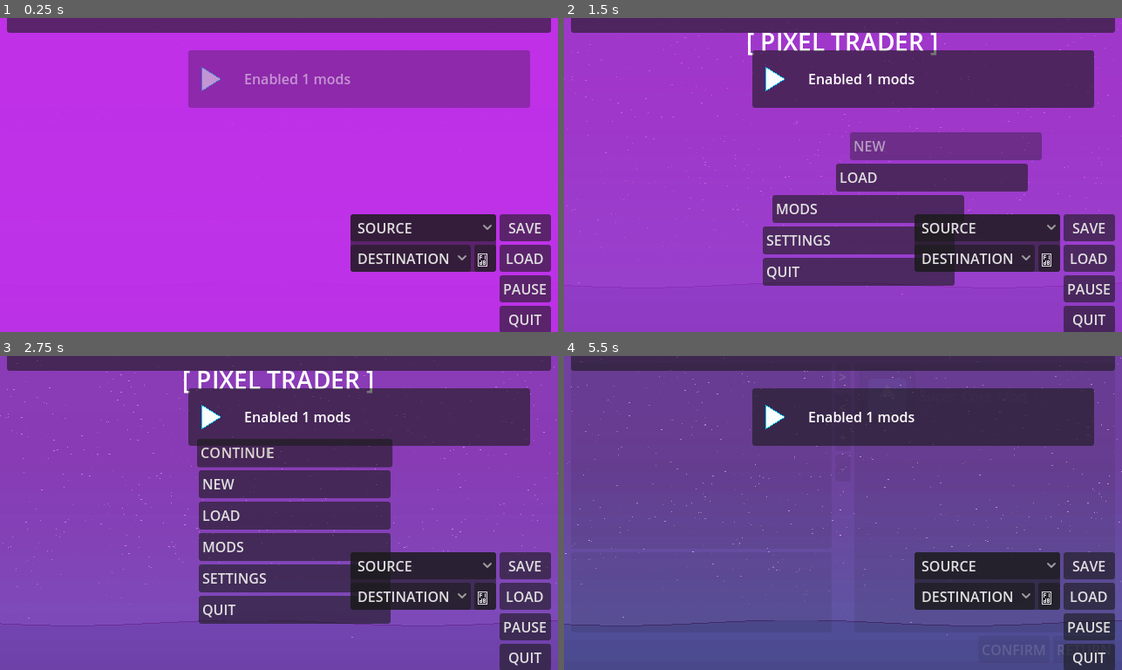
Above: before the commit, frames 1-4 (two rows, left to right).
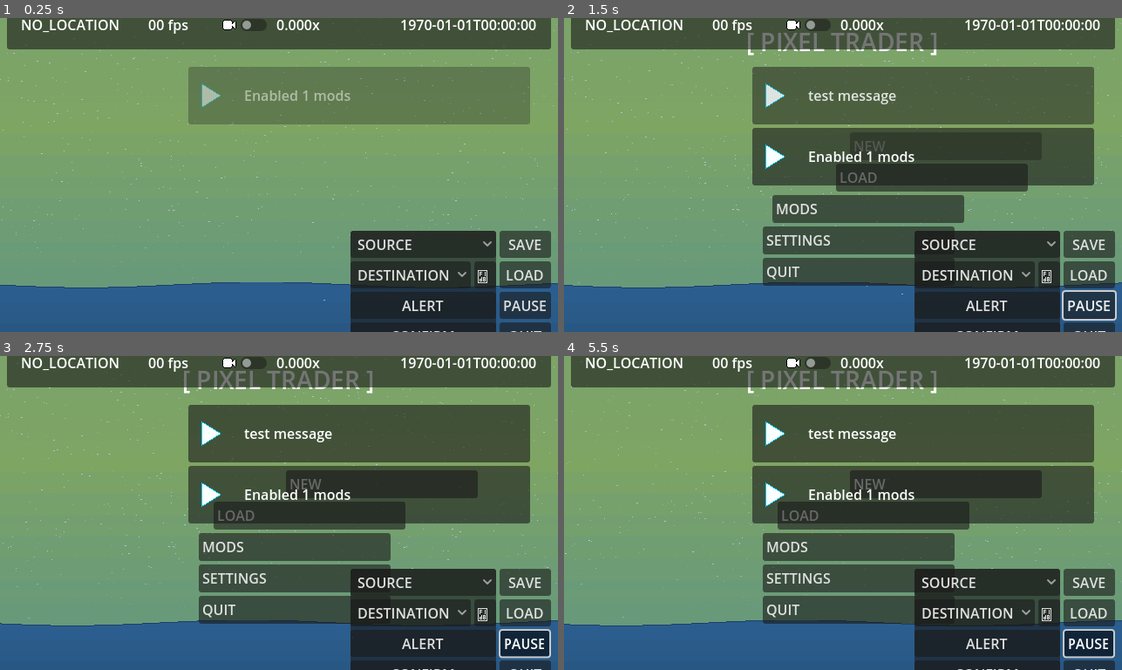
Above: after the commit, the same moments.

Repository: mikeredev/trader
Game: Godot game, scene res://main/main.tscn
Two runs of this game, one before a commit and one after it. Both use one fixed random seed, a clock stepped at 60 frames per second and the inputs below.
Inputs (mouse positions are in pixels of both pictures, inside the frame that each line leads up to):
- Up to frame 1 (0.25 s): no input
- Up to frame 2 (1.5 s): click (988, 306) at 0.5 s, where only the run after the commit has a clickable "ALERT"; tap Enter (ui_accept) at 1.25 s; move the mouse to (921, 77) at 1.27 s; hold Right (ui_right) from 1.28 s (still down); click (921, 77) at 1.42 s
- Up to frame 3 (2.75 s): tap Enter (ui_accept) at 1.52 s; release Right (ui_right) at 2 s; click (295, 453) at 2 s, where only the run before the commit has a clickable "CONTINUE"
- Up to frame 4 (5.5 s): click (859, 453) at 2.75 s, where only the run before the commit has a clickable "CONTINUE"; click (859, 484) at 3.5 s, where only the run before the commit has a clickable "NEW"; click (859, 484) at 4.25 s, where only the run before the commit has a clickable "NEW"; click (859, 547) at 5 s, where only the run before the commit has a clickable "MODS"

The runs differ from the first frame. In frame 1, 98% of the frame differs, in the area x 0-100%, y 0-100%; in frame 2, 97%; in frame 3, 97%; in frame 4, 97%.
Error in both runs: Invalid access to property or key 'show_ui_alerts' on a base object of type 'Nil'. (res://common/static/debug.gd:90)

Commit message:
uicontrol fade

Diff:
--- a/main/main.tscn
+++ b/main/main.tscn
@@ -7,9 +7,9 @@
 
 [sub_resource type="Resource" id="Resource_qtu10"]
 script = ExtResource("2_1bvp3")
-primary_bg = Color(0.235294, 0.294118, 0.431373, 1)
+primary_bg = Color(0.623529, 0.72549, 0.145098, 1)
 secondary_bg = Color(0.101961, 0.2, 0.301961, 1)
-ternary_bg = Color(0.776471, 0.184314, 0.933333, 1)
+ternary_bg = Color(0.231373, 0.482353, 0.901961, 1)
 metadata/_custom_type_script = "uid://015a67bg42e2"
 
 [node name="Main" type="Control"]
--- a/main/ui.gd
+++ b/main/ui.gd
@@ -4,13 +4,11 @@
 
 @onready var menu: UIOverlay
 @onready var hud: HUD
-@onready var splash: SplashUI
 
 
 func clear_all() -> void:
 	menu.clear()
 	hud.clear()
-	splash.clear()
 	Debug.log_verbose("Cleared all UI overlays")
 
 
@@ -18,7 +16,6 @@
 	Debug.log_info("Creating UI...")
 	_setup_menu()
 	_setup_hud()
-	_setup_splash()
 
 	# apply common properties to all children
 	for child: Control in get_children(): # themes etc applied in editor to tscn
@@ -41,9 +38,3 @@
 	hud = Service.scene_manager.create_scene(FileLocation.UI_HUD)
 	add_child(hud)
 	hud.setup()
-
-
-func _setup_splash() -> void:
-	splash = SplashUI.new()
-	add_child(splash)
-	splash.setup()
--- a/service/system/scene/scene_manager.gd
+++ b/service/system/scene/scene_manager.gd
@@ -101,10 +101,12 @@
 
 
 func get_confirmation(p_text: String, p_confirm_text: String = "YES", p_cancel_text: String = "NO") -> bool:
-	var modal: DialogConfirm = _ui.splash.add_modal(FileLocation.DIALOG_CONFIRM, Color.RED, 0.5)
+	var modal: DialogConfirm = create_scene(FileLocation.DIALOG_CONFIRM)
+	_ui.hud.dialog_confirm.add_child(modal)
+	_ui.hud.fade_background(Color.RED)
 	modal.configure(p_text, p_confirm_text, p_cancel_text)
 	var result: bool = await modal.await_input()
-	_ui.splash.reset_fade()
+	_ui.hud.reset_background()
 	return result
 
 
--- a/ui/class/control/ui_control.gd
+++ b/ui/class/control/ui_control.gd
@@ -1,4 +1,8 @@
 class_name UIControl extends Control
+
+const BG_FADE_DURATION: float = 1.0
+
+var background_tween: Tween
 
 @export var outer_margin: int = 256
 
@@ -36,9 +40,27 @@
 		var background: ColorRect = get_node("%Background")
 		var primary_bg: Color = ProjectSettings.get_setting("gui/theme/scheme/primary_bg")
 		background.color = primary_bg
-		background.color.a = 0.9
+		background.color.a = 1.0
 		background.mouse_filter = Control.MOUSE_FILTER_IGNORE
 		Debug.log_verbose("Set background %s: %s" % [primary_bg.to_html(), name])
 
 
 func _ui_ready() -> void: pass
+
+
+func fade_background(p_color: Color = Color.BLACK) -> void:
+	if get_node_or_null("%Background"):
+		var background: ColorRect = get_node("%Background")
+		if background_tween: background_tween.kill()
+		background_tween = Service.scene_manager.create_tween(background, "modulate:a", 0.5, BG_FADE_DURATION)
+		#background_tween.parallel().tween_property(background, "color", p_color, BG_FADE_DURATION)
+		background.mouse_filter = Control.MOUSE_FILTER_STOP
+
+
+func reset_background() -> void:
+	if get_node_or_null("%Background"):
+		var background: ColorRect = get_node("%Background")
+		if background_tween: background_tween.kill()
+		background_tween = Service.scene_manager.create_tween(background, "modulate:a", 0.0, BG_FADE_DURATION)
+		#background_tween.parallel().tween_property(background, "color", Color.BLACK, BG_FADE_DURATION)
+		background.mouse_filter = Control.MOUSE_FILTER_IGNORE
--- a/ui/hud/components/game_options_panel.gd
+++ b/ui/hud/components/game_options_panel.gd
@@ -14,14 +14,18 @@
 	ui_pause.toggled.connect(_on_game_paused)
 	ui_quit.pressed_tweened.connect(_on_game_quit)
 
+
 func _on_game_saved() -> void:
 	pass
+
 
 func _on_game_load() -> void:
 	pass
 
+
 func _on_game_paused(p_toggled: bool) -> void:
 	System.pause_game(p_toggled)
 
+
 func _on_game_quit() -> void:
 	System.quit_game()
--- a/ui/hud/hud.gd
+++ b/ui/hud/hud.gd
@@ -3,15 +3,18 @@
 # UIControl elements
 @onready var margin_outer: MarginContainer = %MarginOuter
 @onready var nav_main: VBoxContainer = %NavMain
+@onready var background: ColorRect = %Background
 
 # HUD components
 @onready var info_bar: InfoBar = %InfoBar
 @onready var notification_area: NotificationArea = %NotificationArea
 @onready var city_options: CityOptionsPanel = %CityOptions
 @onready var game_options: GameOptionsPanel = %GameOptions
+@onready var dialog_confirm: Control = %DialogConfirm
 
 
 func _ui_ready() -> void:
+	background.modulate.a = 0.0
 	mouse_filter = Control.MOUSE_FILTER_IGNORE
 	margin_outer.mouse_filter = Control.MOUSE_FILTER_IGNORE
 	Debug.log_debug("Created HUD Overlay: %s" % get_path())
@@ -30,3 +33,7 @@
 
 func _on_test_alert_button_pressed() -> void:
 	EventBus.create_notification.emit("test message")
+
+
+func _on_test_alert_button_2_pressed() -> void:
+	Service.scene_manager.get_confirmation("hello test here")
--- a/ui/hud/hud.tscn
+++ b/ui/hud/hud.tscn
@@ -18,7 +18,7 @@
 script = ExtResource("1_o2lis")
 outer_margin = 8
 
-[node name="MarginOuter" type="MarginContainer" parent="."]
+[node name="Background" type="ColorRect" parent="."]
 unique_name_in_owner = true
 layout_mode = 1
 anchors_preset = 15
@@ -26,6 +26,16 @@
 anchor_bottom = 1.0
 grow_horizontal = 2
 grow_vertical = 2
+size_flags_vertical = 3
+
+[node name="MarginOuter" type="MarginContainer" parent="."]
+unique_name_in_owner = true
+layout_mode = 1
+anchors_preset = 15
+anchor_right = 1.0
+anchor_bottom = 1.0
+grow_horizontal = 2
+grow_vertical = 2
 
 [node name="NavMain" type="VBoxContainer" parent="MarginOuter"]
 unique_name_in_owner = true
@@ -145,6 +155,14 @@
 layout_mode = 2
 text = "TELEPORT"
 
+[node name="TestAlertButton" type="Button" parent="MarginOuter/NavMain/HBoxContainer/CityOptions/VBoxContainer"]
+layout_mode = 2
+text = "ALERT"
+
+[node name="TestAlertButton2" type="Button" parent="MarginOuter/NavMain/HBoxContainer/CityOptions/VBoxContainer"]
+layout_mode = 2
+text = "CONFIRM"
+
 [node name="GameOptions" type="VBoxContainer" parent="MarginOuter/NavMain/HBoxContainer"]
 unique_name_in_owner = true
 layout_mode = 2
@@ -180,8 +198,10 @@
 script = ExtResource("7_gv4gi")
 metadata/_custom_type_script = "uid://dg8figbfpd7wl"
 
-[node name="TestAlertButton" type="Button" parent="MarginOuter/NavMain"]
-layout_mode = 2
-text = "ALERT"
-
-[connection signal="pressed" from="MarginOuter/NavMain/TestAlertButton" to="." method="_on_test_alert_button_pressed"]
+[node name="DialogConfirm" type="Control" parent="MarginOuter"]
+unique_name_in_owner = true
+layout_mode = 2
+mouse_filter = 2
+
+[connection signal="pressed" from="MarginOuter/NavMain/HBoxContainer/CityOptions/VBoxContainer/TestAlertButton" to="." method="_on_test_alert_button_pressed"]
+[connection signal="pressed" from="MarginOuter/NavMain/HBoxContainer/CityOptions/VBoxContainer/TestAlertButton2" to="." method="_on_test_alert_button_2_pressed"]
--- a/ui/splash/splash_ui.gd
+++ b/ui/splash/splash_ui.gd
@@ -10,25 +10,25 @@
 func add_modal(p_scene: Variant, p_fade: Color, p_alpha: float, p_block_mouse: bool = true) -> DialogConfirm:
 	var modal: DialogConfirm = Service.scene_manager.create_scene(p_scene) # extend to ModalUI?
 	add_child(modal)
-	set_fade(p_fade, p_alpha, p_block_mouse)
+	#set_fade(p_fade, p_alpha, p_block_mouse)
 	Debug.log_debug("Added modal: %s" % modal.get_path())
 	return modal
 
 
-func reset_fade() -> void:
-	tween = Service.scene_manager.create_tween(_fade, "modulate:a", 0.0, 0.2)
-	tween.parallel().tween_property(_fade, "color", Color.BLACK, 0.8)
-	_fade.mouse_filter = Control.MOUSE_FILTER_IGNORE
-
-
-func set_fade(p_fade: Color, p_alpha: float, p_block_mouse: bool) -> void:
-	tween = Service.scene_manager.create_tween(_fade, "modulate:a", p_alpha, 0.2)
-	tween.parallel().tween_property(_fade, "color", p_fade, 0.8)
-	if p_block_mouse:
-		_fade.mouse_filter = Control.MOUSE_FILTER_STOP
-	else:
-		_fade.mouse_filter = Control.MOUSE_FILTER_IGNORE
-	Debug.log_verbose("Fade color: %s, alpha: %.1f, blocked: %s" % [p_fade.to_html(), p_alpha, p_block_mouse])
+#func set_fade(p_fade: Color, p_alpha: float, p_block_mouse: bool) -> void:
+	#tween = Service.scene_manager.create_tween(_fade, "modulate:a", p_alpha, 0.2)
+	#tween.parallel().tween_property(_fade, "color", p_fade, 0.8)
+	#if p_block_mouse:
+		#_fade.mouse_filter = Control.MOUSE_FILTER_STOP
+	#else:
+		#_fade.mouse_filter = Control.MOUSE_FILTER_IGNORE
+	#Debug.log_verbose("Fade color: %s, alpha: %.1f, blocked: %s" % [p_fade.to_html(), p_alpha, p_block_mouse])
+#
+#
+#func reset_fade() -> void:
+	#tween = Service.scene_manager.create_tween(_fade, "modulate:a", 0.0, 0.2)
+	#tween.parallel().tween_property(_fade, "color", Color.BLACK, 0.8)
+	#_fade.mouse_filter = Control.MOUSE_FILTER_IGNORE
 
 
 func setup() -> void:
--- a/ui/start/start_menu.gd
+++ b/ui/start/start_menu.gd
@@ -14,9 +14,11 @@
 var buttons: Array[UIButtonStartMenu]
 var cache: Dictionary[SubMenuType, UISubMenu]
 
+# UIControl elements
+@onready var background: ColorRect = %Background
 @onready var margin_outer: MarginContainer = %MarginOuter
 @onready var nav_main: Control = %NavMain
-@onready var background: ColorRect = %Background
+
 
 @onready var nav_content: VBoxContainer = %NavContent
 @onready var nav_menu: VBoxContainer = %NavMenu
@@ -89,9 +91,7 @@
 
 func get_submenu(p_submenu: SubMenuType, p_path: String) -> void:
 	# fade out label_title and nav_menu
-	tween = Service.scene_manager.create_tween(nav_buttons, "modulate:a", 0.0, MENU_OUT)
-	tween.parallel().tween_property(label_title, "modulate:a", 0.0, MENU_OUT)
-	await tween.finished
+	tween = Service.scene_manager.create_tween(nav_menu, "modulate:a", 0.0, MENU_OUT)
 
 	var submenu: UISubMenu
 	if cache.has(p_submenu):
@@ -104,11 +104,12 @@
 		nav_content.add_child(submenu)
 		cache[p_submenu] = submenu
 
-	# activate splash fade
-	#Service.scene_manager._ui.splash.set_fade(Color.RED, 0.4, false)
+	# modulate submenu to transparent and fade in
+	await tween.finished
+	tween = Service.scene_manager.create_tween(submenu, "modulate:a", 1.0, MENU_IN)
 
-	# modulate submenu to transparent and fade in
-	tween = Service.scene_manager.create_tween(submenu, "modulate:a", 1.0, MENU_IN)
+	# activate fade
+	fade_background()
 
 
 func play_animation() -> void:
@@ -123,7 +124,7 @@
 		button.focus_mode = Control.FOCUS_NONE
 
 	# fade out: TRANS_CUBIC/EASE_OUT unfolds starfield over fade_duration
-	tween = Service.scene_manager.create_tween(background, "modulate:a", 0.0, FADE_INTRO, Tween.TRANS_CUBIC, Tween.EASE_OUT)
+	background_tween = Service.scene_manager.create_tween(background, "modulate:a", 0.0, FADE_INTRO, Tween.TRANS_CUBIC, Tween.EASE_OUT)
 
 	# wait a little, and play the rest
 	await get_tree().create_timer(PAUSE).timeout
@@ -155,7 +156,7 @@
 
 
 func _housekeeping() -> void:
-	background.visible = false # remains unused unless playing animation
+	background.modulate.a = 0.0 # remains unused unless playing animation
 
 	for node: Control in nav_buttons.get_children():
 		if node is UIButtonStartMenu:
@@ -177,9 +178,10 @@
 	# fade back in button nav/label, modulated out in get_submenu
 	nav_buttons.visible = true
 	label_title.visible = true
-	tween = Service.scene_manager.create_tween(nav_buttons, "modulate:a", 1.0, MENU_IN, Tween.TRANS_LINEAR, Tween.EASE_IN)
-	tween.parallel().tween_property(label_title, "modulate:a", 1.0, MENU_IN)
+	tween = Service.scene_manager.create_tween(nav_menu, "modulate:a", 1.0, MENU_IN, Tween.TRANS_LINEAR, Tween.EASE_IN)
 
+	# activate fade
+	reset_background()
 
 func _on_quit_pressed() -> void:
 	System.quit_game()
